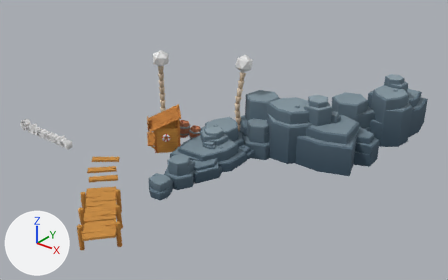
What one commit did to the glTF model apps/game/public/models/levels/portfolio-island.glb.
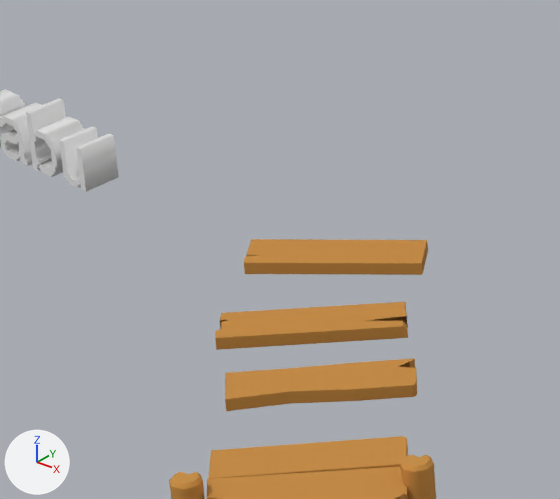
The first picture shows the older version from a camera (50 mm lens) standing at (95.8, -132.6, 49.8) and looking at (34.0, -55.4, 1.9). The close-ups show the older and then the newer version on the part from 12% to 31% of the width and 43% to 70% of the height of that picture. Only the edits that show in the close-ups are written down. Every picture has the same lights, and +X, +Y and +Z are marked at lower left. Objects named as collision shapes, trigger or cutter boxes, shadow casters or lower levels of detail are left out. Where no turn or scale is listed for an object, it has been applied to the vertices.

In view in the first close-up: 'Deck', 'Wood_Plank', 'Wood_Plank.001', 'Wood_Plank.002', 'alvarosabu_08_a-rigid-cuboid', 'alvarosabu_09_b-rigid-cuboid', 'alvarosabu_10_u-rigid-cuboid' and 1 more.
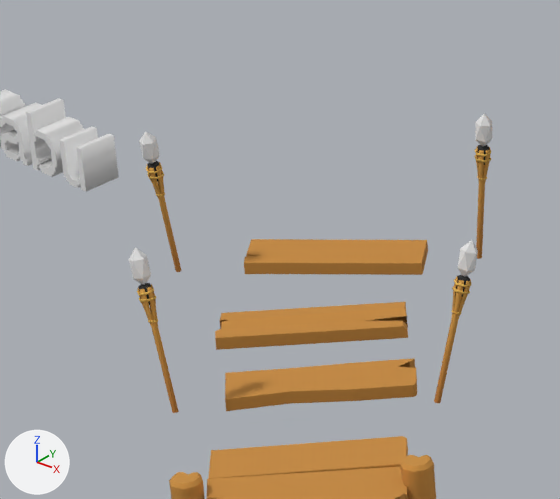
Diff of the bpy script that builds the scene:
```diff
--- a/apps/game/public/models/levels/portfolio-island.glb.py
+++ b/apps/game/public/models/levels/portfolio-island.glb.py
@@ me_torch_flame_003 @@
+me_torch_flame_003.from_pydata(...)  # 12 vertices, 20 faces; spans x -0.196..0.291, y -0.199..0.247, z 0.0..0.993
@@ me_cylinder_005 @@
+me_cylinder_005.from_pydata(...)  # 403 vertices, 788 faces; spans x -0.07..0.48, y -0.08..0.37, z -0.01..3.35
+me_cylinder_005.materials.append(mat_mat_palette)  # picture img_global_palette
@@ me_torch_flame_002 @@
+me_torch_flame_002.from_pydata(...)  # 12 vertices, 20 faces; spans x -0.223..0.224, y -0.3..0.175, z 0.0..0.991
@@ me_cylinder_004 @@
+me_cylinder_004.from_pydata(...)  # 403 vertices, 788 faces; spans x -0.19..0.19, y -0.61..0.08, z -0.01..3.35
+me_cylinder_004.materials.append(mat_mat_palette)  # picture img_global_palette
@@ me_torch_flame_001 @@
+me_torch_flame_001.from_pydata(...)  # 12 vertices, 20 faces; spans x -0.201..0.28, y -0.125..0.409, z 0.0..0.954
@@ me_cylinder_003 @@
+me_cylinder_003.from_pydata(...)  # 403 vertices, 788 faces; spans x -0.07..0.43, y -0.08..1.1, z -0.02..3.23
+me_cylinder_003.materials.append(mat_mat_palette)  # picture img_global_palette
@@ me_torch_flame @@
+me_torch_flame.from_pydata(...)  # 12 vertices, 20 faces; spans x -0.327..0.119, y -0.21..0.219, z 0.0..0.977
@@ me_cylinder_002 @@
+me_cylinder_002.from_pydata(...)  # 403 vertices, 788 faces; spans x -0.84..0.07, y -0.19..0.25, z -0.01..3.3
+me_cylinder_002.materials.append(mat_mat_palette)  # picture img_global_palette
@@ ob_torch_flame_003 @@
+ob_torch_flame_003 = bpy.data.objects.new('Torch_Flame.003', me_torch_flame_003)
+ob_torch_flame_003.location = (24.42, -69.27, 3.75)
@@ ob_beach_torch_003 @@
+ob_beach_torch_003 = bpy.data.objects.new('Beach_Torch.003', me_cylinder_005)
+ob_beach_torch_003.location = (24.11, -69.42, 0.56)
@@ ob_torch_flame_002 @@
+ob_torch_flame_002 = bpy.data.objects.new('Torch_Flame.002', me_torch_flame_002)
+ob_torch_flame_002.location = (18.82, -75.29, 3.86)
@@ ob_beach_torch_002 @@
+ob_beach_torch_002 = bpy.data.objects.new('Beach_Torch.002', me_cylinder_004)
+ob_beach_torch_002.location = (18.82, -74.89, 0.69)
@@ ob_torch_flame_001 @@
+ob_torch_flame_001 = bpy.data.objects.new('Torch_Flame.001', me_torch_flame_001)
+ob_torch_flame_001.location = (29.69, -74.86, 4.04)
@@ ob_beach_torch_001 @@
+ob_beach_torch_001 = bpy.data.objects.new('Beach_Torch.001', me_cylinder_003)
+ob_beach_torch_001.location = (29.43, -75.77, 0.98)
@@ ob_torch_flame @@
+ob_torch_flame = bpy.data.objects.new('Torch_Flame', me_torch_flame)
+ob_torch_flame.location = (24.57, -80.21, 4.34)
@@ ob_beach_torch @@
+ob_beach_torch = bpy.data.objects.new('Beach_Torch', me_cylinder_002)
+ob_beach_torch.location = (25.23, -80.24, 1.21)
```

Where the change shows, as pixel boxes (x1, y1, x2, y2) in the close-ups (560 x 499 px):
'Beach_Torch.001', added (brown): after (434, 275, 471, 403)
'Beach_Torch', added (brown): after (137, 283, 179, 413)
'Beach_Torch.003', added (brown): after (475, 145, 491, 259)
'Beach_Torch.002', added (brown): after (146, 161, 181, 272)
'Torch_Flame', added: after (129, 247, 151, 284)
'Torch_Flame.001', added: after (458, 240, 478, 276)
'Torch_Flame.002', added: after (139, 131, 160, 163)
'Torch_Flame.003', added: after (476, 113, 492, 146)
